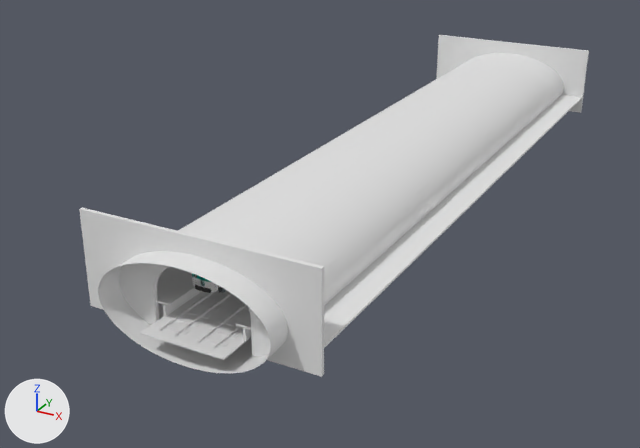
Two versions of the Blender file blender/scene_normals_scaled.blend, one commit apart.
Before and after are seen from a 50 mm camera at (52.4, -91.9, 35.5) aimed at (7.3, -9.9, -5.5). The axes (+X, +Y, +Z) are drawn at lower left. The lights are the same throughout. The picture after the commit comes second.

Names of what the first picture shows: 'Mur 1', 'Mur 2', 'Quai 1', 'Quai 2', 'Voies', 'Voûte' and 18 more.
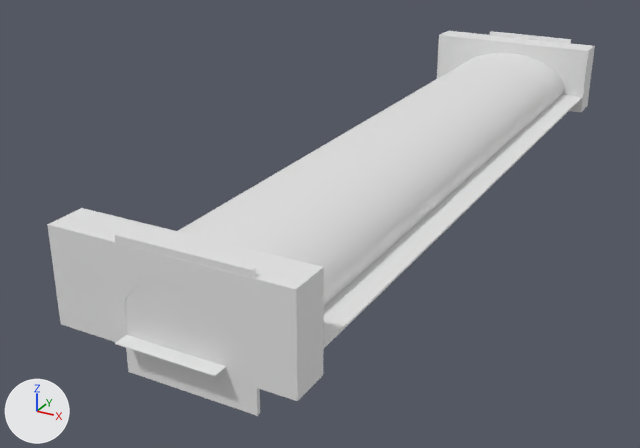
Changed parts and their boxes (x1, y1, x2, y2) in the pictures (640 x 448 px):
'Tunnel 1', added: after (47, 208, 323, 401)
'Bouchon 1', added: after (115, 233, 260, 416)
'Voies', reshaped: before (140, 291, 251, 360); after (115, 335, 225, 377)
'Tunnel 2', added (mostly hidden): after (440, 31, 595, 112)
'Bouchon 2', added: after (490, 31, 571, 119)
'Mur 1', unchanged, covered by the edit: before (79, 207, 324, 377); after (82, 208, 324, 343)

Edits to the bpy script that builds the scene:
```text
Change me_voies:
    used by ob_voies; location = (0.0, 0.0, 0.0)
    remove me_voies.from_pydata(...)  # 8 vertices, 6 faces; spans x 10.3..18.3, y -45.2..40.7, z -0.8..-0.7
    add me_voies.from_pydata(...)  # 8 vertices, 6 faces; spans x 9.6..19.0, y -47.4..40.7, z -0.8..-0.7
    me_voies part 1: the whole mesh is rebuilt
Add me_bouchon_1:
    me_bouchon_1.from_pydata(...)  # a box spanning x 9.4..21.73, y -45.91..-45.51, z -4.24..7.91
Add me_bouchon_2:
    me_bouchon_2.from_pydata(...)  # a box spanning x 9.4..21.73, y 40.15..40.56, z -4.24..7.91
Add me_tunnel_1:
    me_tunnel_1.from_pydata(...)  # 138 vertices, 71 faces; spans x 2.5..25.2, y -45.9..-42.1, z -1.7..7.3
Add me_tunnel_2:
    me_tunnel_2.from_pydata(...)  # 138 vertices, 71 faces; spans x 2.5..25.2, y 36.7..40.6, z -1.7..7.3
Add ob_bouchon_1:
    ob_bouchon_1 = bpy.data.objects.new('Bouchon 1', me_bouchon_1)
    ob_bouchon_1.location = (0.0, 0.0, 0.0)
Add ob_bouchon_2:
    ob_bouchon_2 = bpy.data.objects.new('Bouchon 2', me_bouchon_2)
    ob_bouchon_2.location = (0.0, 0.0, 0.0)
Add ob_tunnel_1:
    ob_tunnel_1 = bpy.data.objects.new('Tunnel 1', me_tunnel_1)
    ob_tunnel_1.location = (0.0, 0.0, 0.0)
Add ob_tunnel_2:
    ob_tunnel_2 = bpy.data.objects.new('Tunnel 2', me_tunnel_2)
    ob_tunnel_2.location = (0.0, 0.0, 0.0)
```
